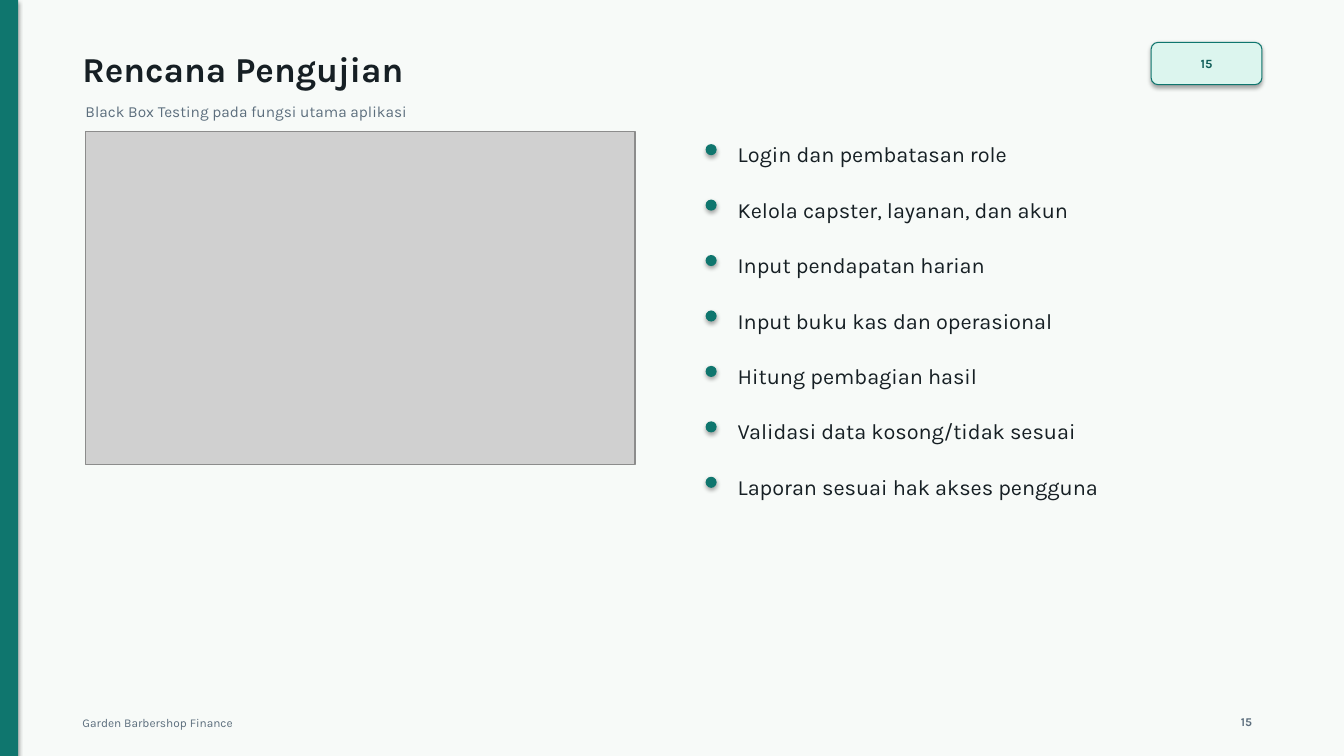
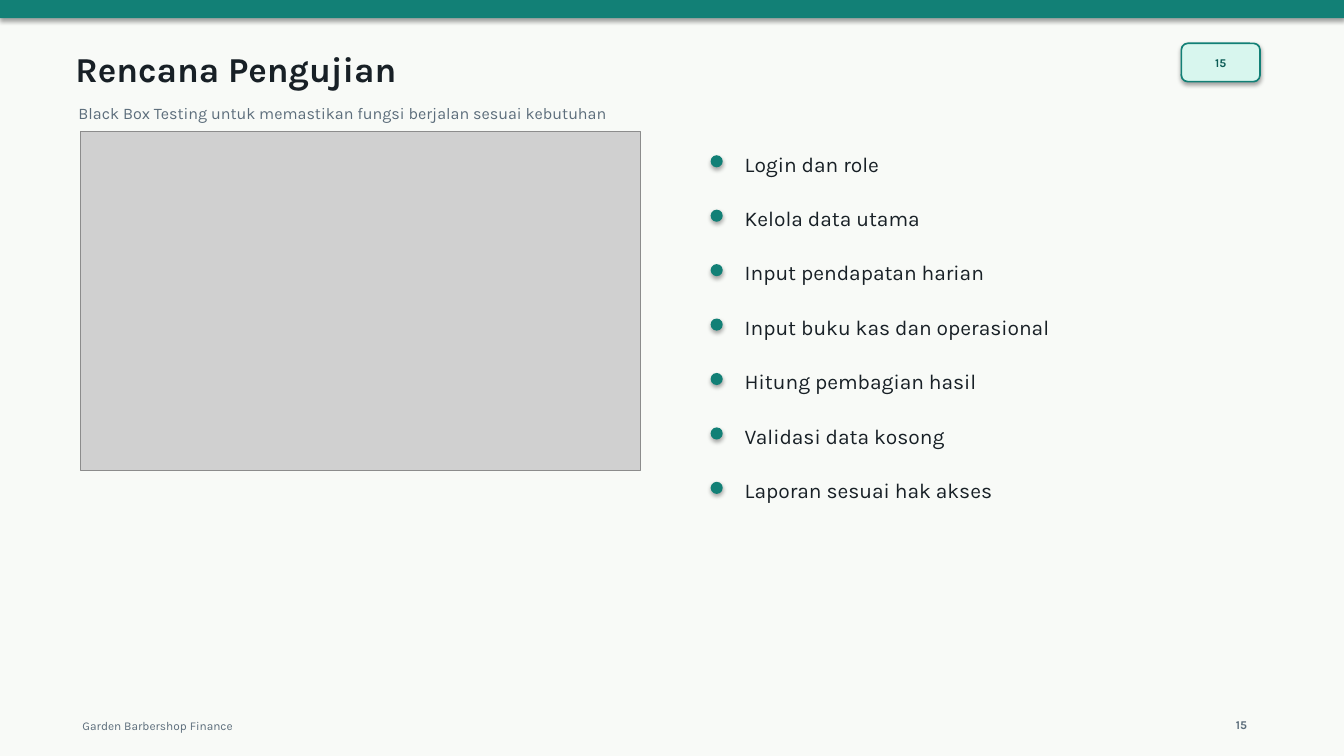
Before and after one commit to Anamsyahrul/garden_barbershop_finance, a slide deck: slide 15 of docs/Slides Proposal Skripsi.pptx. Drawn at 1344x756 pixels with LibreOffice and Linux fonts; fonts in the diff are those of the drawing; grey boxes stand for pictures. Boxes give left, top, right and bottom in pixels: in the first picture for what was removed or moved away, otherwise in the second. Text is boxed around its words. In the diff, an @@ line names an element or a change of style, - is before the commit and + after.

```diff
--- a/docs/Slides Proposal Skripsi.pptx
+++ b/docs/Slides Proposal Skripsi.pptx
@@ background #F7FAF8 to #F8FAF7 @@
@@ rectangle removed at (0, 0, 18, 756) @@
@@ rectangle added at (0, 0, 1344, 18), fill #128076 @@
@@ text "Rencana Pengujian": place and size @@
-text "Rencana Pengujian" at (82, 57, 403, 91)
+text "Rencana Pengujian" at (75, 57, 396, 91)
@@ text "Rencana Pengujian" at (75, 57, 396, 91): text colour #161F24 to #182026 @@
@@ text "15": place and size @@
-text "15" at (1201, 60, 1213, 68)
+text "15" at (1215, 59, 1226, 67)
@@ text "15" at (1215, 59, 1226, 67): size 9 to 8.5 pt, text colour #115E59 to #0C5C56 @@
@@ rounded rectangle: place and size @@
-rounded rectangle at (1151, 42, 1262, 85)
+rounded rectangle at (1182, 43, 1260, 82)
@@ rounded rectangle at (1182, 43, 1260, 82): fill #DCF5EE to #D8F6EE; outline #0F766E 0.75 pt to #128076 1.2 pt @@
@@ text at (78, 108, 607, 123): text changed; size 11 to 11.5 pt; text colour #5C6E7D to #5C6D7B @@
-Black Box Testing pada fungsi utama aplikasi
+Black Box Testing untuk memastikan fungsi berjalan sesuai kebutuhan
@@ picture: place and size @@
-picture at (86, 131, 635, 465)
+picture at (81, 131, 640, 471)
@@ fill #0F766E to #128076 in 7 elements at (711, 482, 723, 494), (711, 427, 723, 440), (711, 373, 723, 385), (711, 319, 723, 331), (711, 264, 723, 276), (711, 210, 723, 222), (711, 155, 723, 167) @@
@@ 4 ellipses: place and size @@
-4 ellipses at (706, 144, 717, 322)
+4 ellipses at (711, 155, 723, 331)
@@ text at (745, 157, 879, 177): text changed; size 15.5 to 15 pt; text colour #161F24 to #182026 @@
-Login dan pembatasan role
+Login dan role
@@ text at (745, 211, 919, 227): text changed; size 15.5 to 15 pt; text colour #161F24 to #182026 @@
-Kelola capster, layanan, dan akun
+Kelola data utama
@@ size 15.5 to 15 pt, text colour #161F24 to #182026 in 3 elements at (745, 374, 976, 394), (745, 320, 1049, 340), (745, 265, 984, 285) @@
@@ text "Input pendapatan harian": place and size @@
-text "Input pendapatan harian" at (738, 258, 984, 278)
+text "Input pendapatan harian" at (745, 265, 984, 285)
@@ text "Input buku kas dan operasional": place and size @@
-text "Input buku kas dan operasional" at (738, 314, 1052, 334)
+text "Input buku kas dan operasional" at (745, 320, 1049, 340)
@@ 3 ellipses: place and size @@
-3 ellipses at (706, 366, 717, 488)
+3 ellipses at (711, 373, 723, 494)
@@ text "Hitung pembagian hasil": place and size @@
-text "Hitung pembagian hasil" at (738, 369, 977, 390)
+text "Hitung pembagian hasil" at (745, 374, 976, 394)
@@ text at (745, 429, 944, 449): text changed; size 15.5 to 15 pt; text colour #161F24 to #182026 @@
-Validasi data kosong/tidak sesuai
+Validasi data kosong
@@ text at (745, 483, 992, 503): text changed; size 15.5 to 15 pt; text colour #161F24 to #182026 @@
-Laporan sesuai hak akses pengguna
+Laporan sesuai hak akses
@@ text "Garden Barbershop Finance" at (82, 722, 233, 733): text colour #5C6E7D to #5C6D7B @@
@@ text "15" at (1236, 721, 1247, 729): text colour #5C6E7D to #5C6D7B @@
```
Also in this commit, not shown: 11 other slides changed, 6 slides added, 6 slides removed.
